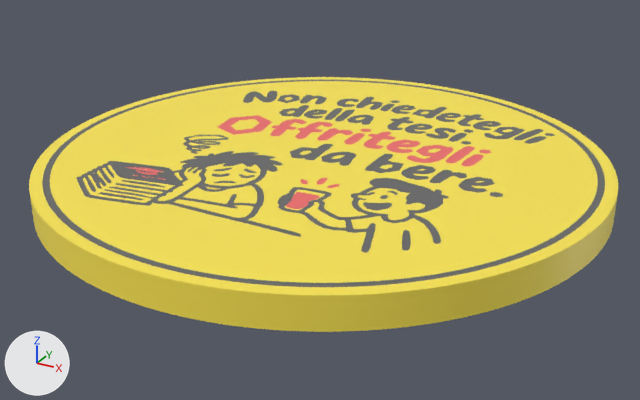
Renders of the glTF model public/products/sottobicchiere-non-chiedete-tesi.glb from each side of a commit.
Camera for both pictures: a camera (50 mm lens) standing at (0.053, -0.0972, 0.0459) and looking at (0.0004, -0.0017, -0.0019). The lights are fixed; the arrows at lower left show +X, +Y and +Z. The first picture is the older version. Where no turn or scale is listed for an object, it has been applied to the vertices. Vertices at exactly the same position are counted once.

The first picture shows 'coaster_accent', 'coaster_base', 'coaster_ink'.
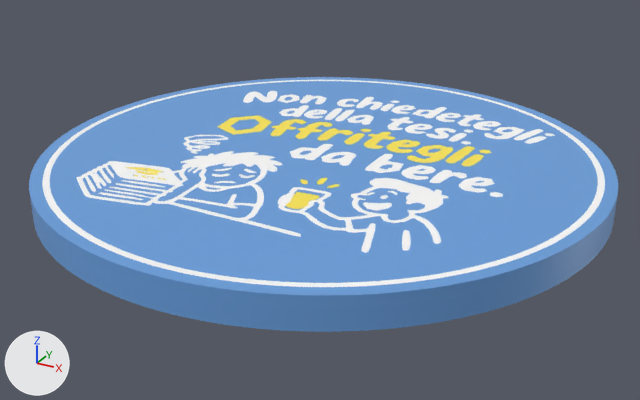
Diff of the bpy script that builds the scene:
```diff
--- a/public/products/sottobicchiere-non-chiedete-tesi.glb.py
+++ b/public/products/sottobicchiere-non-chiedete-tesi.glb.py
@@ me_coaster_base @@
 me_coaster_base.from_pydata(...)  # 6052 vertices, 12100 faces; spans x -0.0375..0.0375, y -0.0375..0.0375, z 0.0..0.004
 # used by ob_coaster_base; location = (0.0, 0.0, 0.0)
+# me_coaster_base part 1: 12100 faces centred in x -0.0375..0.0375, y -0.0375..0.0375, z 0.0..0.004 are repainted in the vertex colours; the middle colour goes from yellow #fde751 to blue #699fdd
 me_coaster_base.materials.append(mat_defaultmaterial)
@@ me_coaster_ink @@
 me_coaster_ink.from_pydata(...)  # 5224 vertices, 10392 faces; spans x -0.0359..0.0359, y -0.0359..0.0359, z 0.0034..0.004
 # used by ob_coaster_ink; location = (0.0, 0.0, 0.0)
+# me_coaster_ink part 2: 10392 faces centred in x -0.0359..0.0359, y -0.0359..0.0359, z 0.0034..0.004 are repainted in the vertex colours; the middle colour goes from dark grey #666666 to white #ffffff
 me_coaster_ink.materials.append(mat_defaultmaterial_001)
@@ me_coaster_accent @@
 me_coaster_accent.from_pydata(...)  # 956 vertices, 1836 faces; spans x -0.02..0.0194, y -0.018..0.0125, z 0.0034..0.004
 # used by ob_coaster_accent; location = (0.0, 0.0, 0.0)
+# me_coaster_accent part 3: 1836 faces centred in x -0.0199..0.0192, y -0.018..0.0124, z 0.0034..0.004 are repainted in the vertex colours; the middle colour goes from red #ef6c6c to yellow #fde751
 me_coaster_accent.materials.append(mat_defaultmaterial_002)
```

Where the change shows, as pixel boxes [x1, y1, x2, y2] in the pictures (640 x 400 px):
part 1 of me_coaster_base, recoloured (yellow to blue)
    both: [29, 77, 618, 332]
part 2 of me_coaster_ink, recoloured (dark grey to white)
    both: [42, 80, 605, 287]
part 3 of me_coaster_accent, recoloured
    both: [125, 115, 492, 209]
